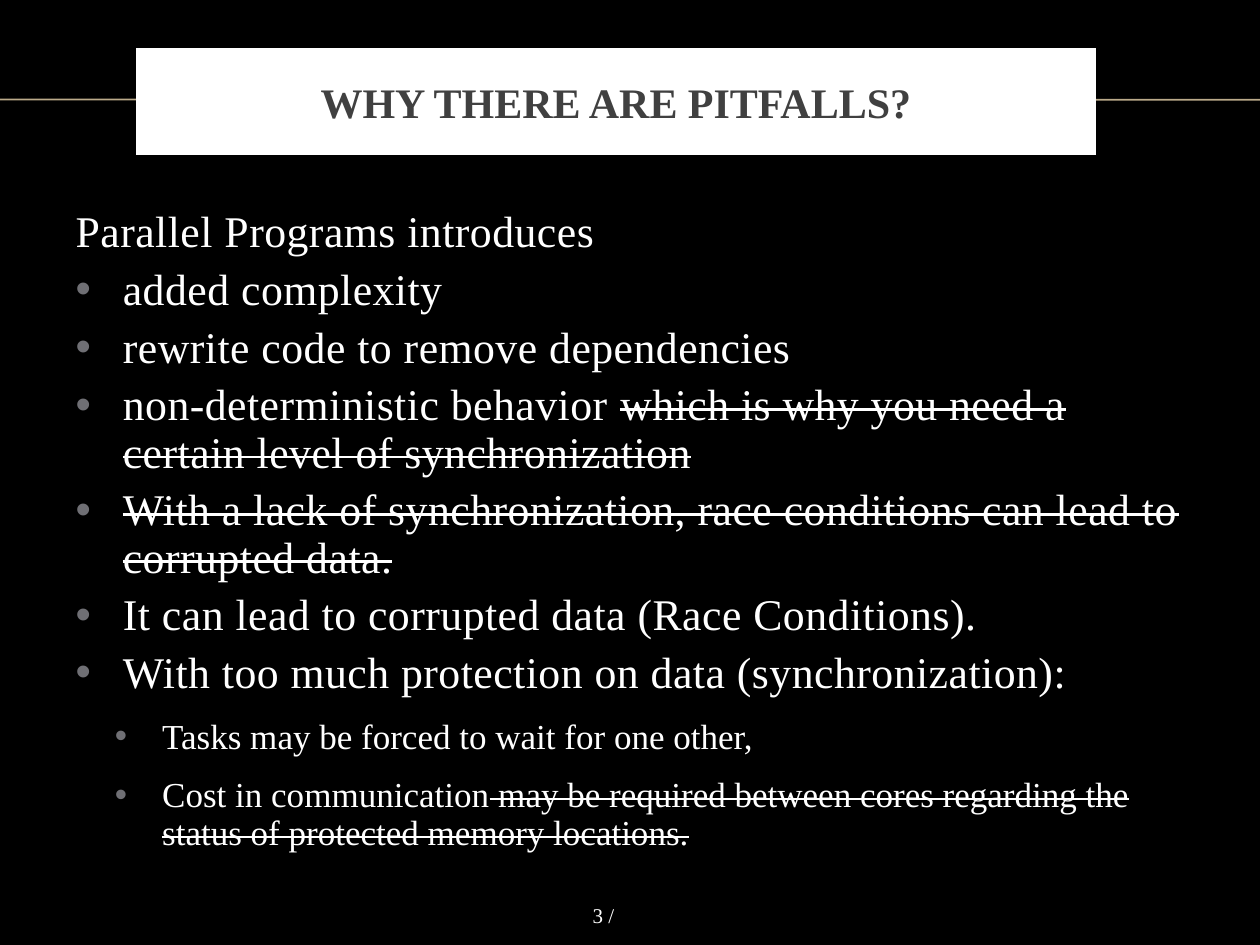
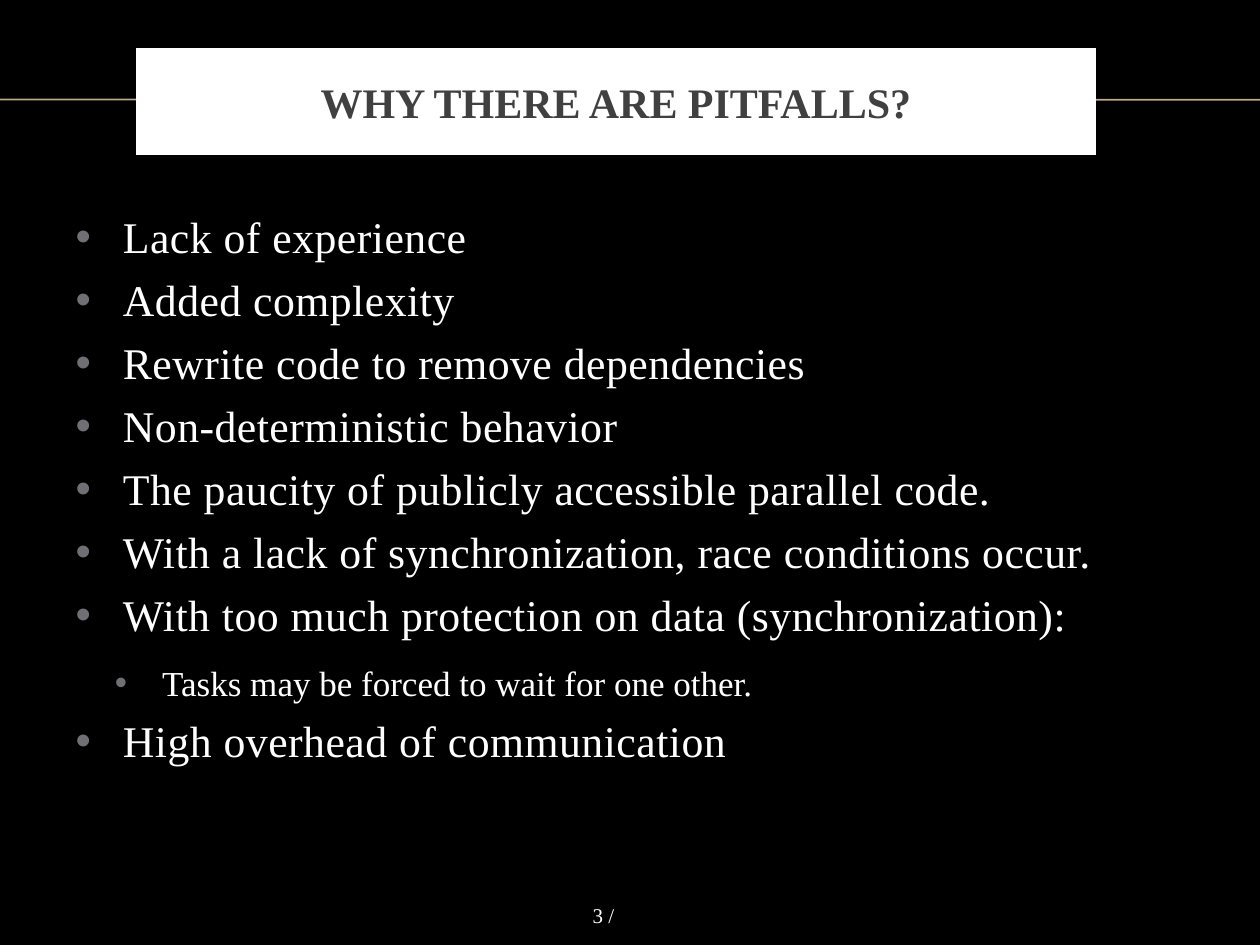
Before and after one commit to vong-srey/Paravantage, a slide deck: slide 3 of Presentation.pptx. Drawn at 1260x945 pixels with LibreOffice and Linux fonts; fonts in the diff are those of the drawing; background and template pictures are left out. Boxes give left, top, right and bottom in pixels: in the first picture for what was removed or moved away, otherwise in the second. Text is boxed around its words. In the diff, an @@ line names an element or a change of style, - is before the commit and + after.

Commit message:
Updated Presentation

```diff
--- a/Presentation.pptx
+++ b/Presentation.pptx
@@ text at box(123, 222, 1090, 577): text changed @@
-Parallel Programs introduces
-• added complexity
-• rewrite code to remove dependencies
-• non-deterministic behavior which is why you need a certain level of synchronization
-• With a lack of synchronization, race conditions can lead to corrupted data.
-• It can lead to corrupted data (Race Conditions).
+• Lack of experience
+• Added complexity
+• Rewrite code to remove dependencies
+• Non-deterministic behavior
+• The paucity of publicly accessible parallel code.
+• With a lack of synchronization, race conditions occur.
@@ text at box(123, 600, 1066, 640): line spacing 0.9 to 1 @@
@@ text at box(123, 671, 752, 766): text changed @@
-  • Tasks may be forced to wait for one other,
-  • Cost in communication may be required between cores regarding the status of protected memory locations.
+  • Tasks may be forced to wait for one other.
+• High overhead of communication
```
Also in this commit, not shown: 4 other slides changed.
